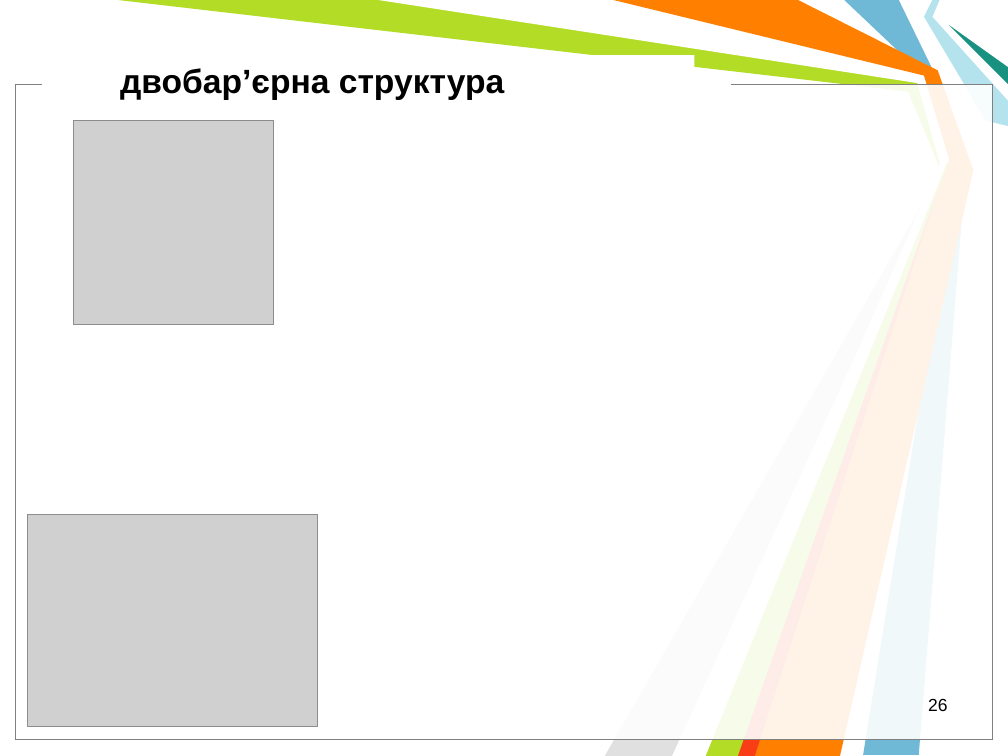
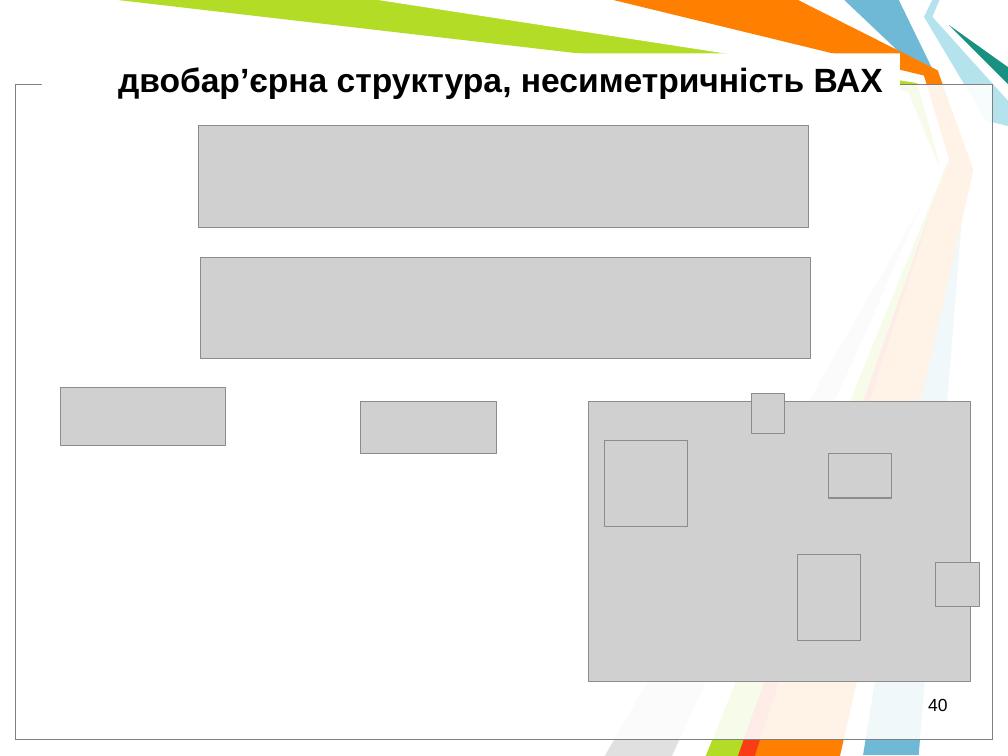
Before and after one commit to l432/NMK, a slide deck: slide 40 of Lecture/Nanoelectronika/Present/NanoelectronV2.ppt (slide 26 before the commit). Drawn at 1008x756 pixels with LibreOffice and Linux fonts; fonts in the diff are those of the drawing; grey boxes stand for pictures; background and template pictures are left out. Boxes give left, top, right and bottom in pixels: in the first picture for what was removed or moved away, otherwise in the second. Text is boxed around its words. In the diff, an @@ line names an element or a change of style, - is before the commit and + after.

```diff
--- a/Lecture/Nanoelectronika/Present/NanoelectronV2.ppt
+++ b/Lecture/Nanoelectronika/Present/NanoelectronV2.ppt
@@ text at (x1=118, y1=67, x2=883, y2=99): text changed @@
-двобар’єрна структура
+двобар’єрна структура, несиметричність ВАХ
@@ picture resized from (x1=27, y1=514, x2=318, y2=726) to (x1=199, y1=126, x2=808, y2=228) @@
@@ picture resized from (x1=74, y1=120, x2=273, y2=325) to (x1=201, y1=258, x2=810, y2=358) @@
@@ picture added at (x1=60, y1=387, x2=225, y2=446) @@
@@ picture added at (x1=361, y1=401, x2=497, y2=454) @@
@@ picture added at (x1=589, y1=401, x2=971, y2=682) @@
@@ picture added at (x1=752, y1=393, x2=785, y2=433) @@
@@ picture added at (x1=605, y1=440, x2=687, y2=526) @@
@@ picture added at (x1=829, y1=454, x2=891, y2=498) @@
@@ picture added at (x1=797, y1=554, x2=860, y2=640) @@
@@ picture added at (x1=935, y1=562, x2=980, y2=607) @@
@@ page number at (x1=928, y1=698, x2=947, y2=711): text changed @@
-26
+40
```
Also in this commit, not shown: 5 other slides changed, 22 slides added, 3 slides removed.
